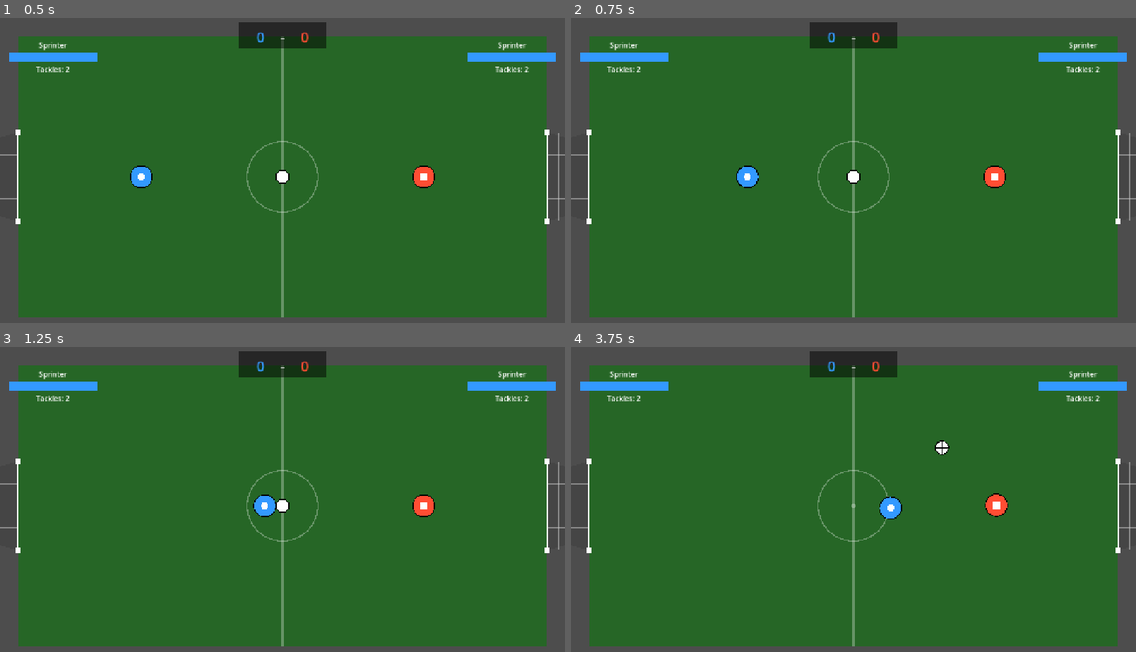
Above: before the commit, frames 1-4 (two rows, left to right).
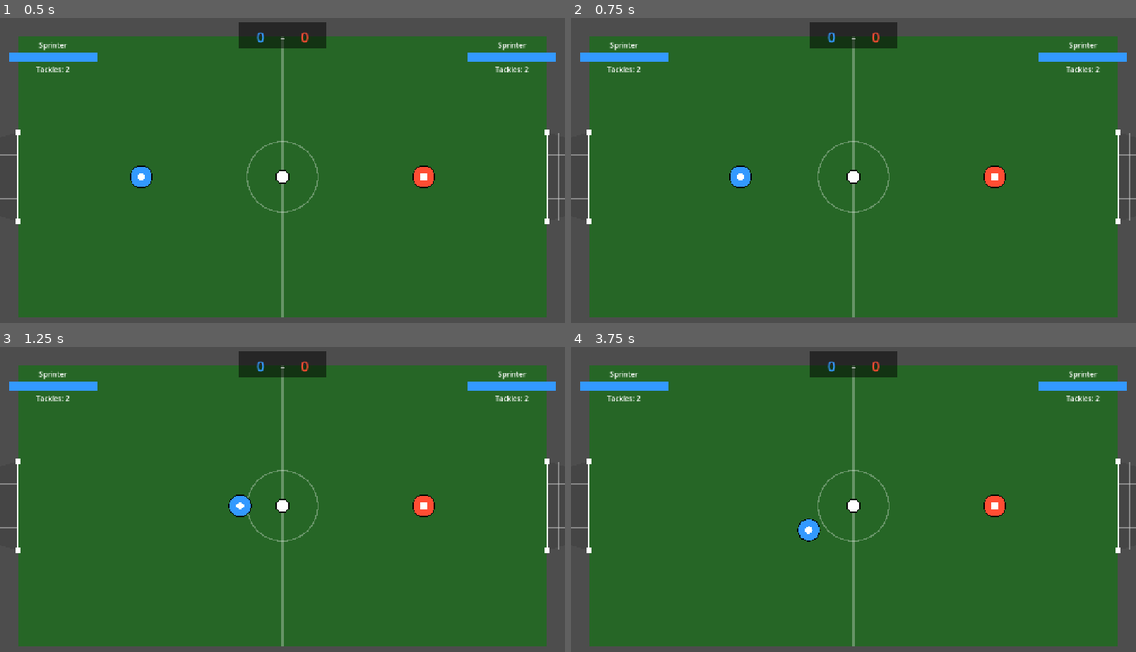
Above: after the commit, the same moments.

Repository: HectorRamosP/Clash-Ball
Game: Godot game, scene res://scenes/field/game_field.tscn
Two runs of this game, one before a commit and one after it. Both use one fixed random seed, a clock stepped at 60 frames per second and the inputs below.
Inputs:
- Up to frame 1 (0.5 s): no input
- Up to frame 2 (0.75 s): tap Enter at 0.5 s; hold D (p1_right) from 0.53 s (still down); tap Space (p1_shoot, bound only after the commit) at 0.6 s
- Up to frame 3 (1.25 s): keep holding D (p1_right)
- Up to frame 4 (3.75 s): release D (p1_right) at 1.28 s; hold S (p1_down) 1.28-2.03 s; tap Shift (p1_tackle) at 1.35, 3.6 s; tap Space (p1_shoot, bound only after the commit) at 1.55, 2.1, 2.85 s; hold D (p1_right) 2.03-2.78 s; hold W (p1_up) 2.78-3.53 s; hold A (p1_left) from 3.53 s (still down)

Frame 1 is identical in both runs. In frame 2, 0.3% of the frame differs, in the area x 28-34%, y 48-56%; in frame 3, 0.5%; in frame 4, 0.8%, in the area x 40-78%, y 30-64%.

Commit message:
Add shooting mechanic, balance speed, improve tackles, fix goal detection
Shooting system (SPACE):
- Add shoot input for all players (Space for P1, NumpadEnter for P2)
- Shoot ball if within 80px range
- 5x force multiplier for powerful shots
- Auto-aim toward opponent goal if no direction input
- Debug message when shooting

Speed rebalancing:
- Sprinter: 400 → 320 speed (better control)
- Tank: 250 → 220 speed
- Sprinter push force: 300 → 350
- Tank push force: 600 → 650 (bigger difference)

Tackle improvements:
- Tackle force: 800 → 1200 (50% increase)
- Tackle duration: 0.3s → 0.4s (more distance)
- Tackle cooldown: 2.0s → 1.5s (faster gameplay)
- NEW: Tackle push multiplier 8x when hitting players
- Tackled players get LAUNCHED (velocity override, not addition)
- Debug message: "player1 ¡SACA VOLANDO a player2!"
- Much easier to steal ball from opponents

Goal detection:
- Increase hitbox: 80x200 → 100x220
- Wider and taller for better detection
- Should catch all legitimate goals now

Controls summary:
- P1: WASD movement, Shift tackle, SPACE shoot
- P2: Arrows movement, Shift tackle, Numpad Enter shoot

Diff:
--- a/autoloads/game_config.gd
+++ b/autoloads/game_config.gd
@@ -15,15 +15,15 @@
 const CLASS_STATS = {
 	PlayerClass.SPRINTER: {
 		"name": "Sprinter",
-		"speed": 400.0,
-		"push_force": 300.0,
-		"initial_tackles": 5  # Velocidad a cambio de menos tacleos
+		"speed": 320.0,  # Reducido de 400 para mejor control
+		"push_force": 350.0,  # Aumentado un poco
+		"initial_tackles": 5
 	},
 	PlayerClass.TANK: {
 		"name": "Tank",
-		"speed": 250.0,
-		"push_force": 600.0,
-		"initial_tackles": 10  # Más tacleos por ser tanque
+		"speed": 220.0,  # Reducido un poco para balancear
+		"push_force": 650.0,  # Aumentado para mayor diferencia
+		"initial_tackles": 10
 	}
 }
 
@@ -31,9 +31,10 @@
 const MAX_STAMINA = 100.0
 const STAMINA_DRAIN_RATE = 20.0  # Por segundo al correr
 const STAMINA_REGEN_RATE = 15.0  # Por segundo al no correr
-const TACKLE_COOLDOWN = 2.0      # Segundos entre tacleos
-const TACKLE_FORCE = 800.0       # Fuerza del tacleo
-const TACKLE_DURATION = 0.3      # Duración del impulso del tacleo
+const TACKLE_COOLDOWN = 1.5      # Reducido de 2.0 para más acción
+const TACKLE_FORCE = 1200.0      # Aumentado de 800 para más impacto
+const TACKLE_DURATION = 0.4      # Aumentado de 0.3 para más distancia
+const TACKLE_PUSH_MULTIPLIER = 8.0  # Multiplicador para empujar rivales
 
 # ===== CONFIGURACIÓN DE FÍSICA =====
 const BALL_FRICTION = 0.98       # Fricción de la pelota (0-1)
--- a/project.godot
+++ b/project.godot
@@ -53,6 +53,11 @@
 "events": [Object(InputEventKey,"resource_local_to_scene":false,"resource_name":"","device":0,"window_id":0,"alt_presse …(194 unchanged characters)…
 ]
 }
+p1_shoot={
+"deadzone": 0.5,
+"events": [Object(InputEventKey,"resource_local_to_scene":false,"resource_name":"","device":0,"window_id":0,"alt_pressed":false,"shift_pressed":false,"ctrl_pressed":false,"meta_pressed":false,"pressed":false,"keycode":0,"physical_keycode":32,"key_label":0,"unicode":0,"location":0,"echo":false,"script":null)
+]
+}
 p2_up={
 "deadzone": 0.5,
 "events": [Object(InputEventKey,"resource_local_to_scene":false,"resource_name":"","device":0,"window_id":0,"alt_presse …(194 unchanged characters)…
@@ -76,6 +81,11 @@
 p2_tackle={
 "deadzone": 0.5,
 "events": [Object(InputEventKey,"resource_local_to_scene":false,"resource_name":"","device":0,"window_id":0,"alt_presse …(194 unchanged characters)…
+]
+}
+p2_shoot={
+"deadzone": 0.5,
+"events": [Object(InputEventKey,"resource_local_to_scene":false,"resource_name":"","device":0,"window_id":0,"alt_pressed":false,"shift_pressed":false,"ctrl_pressed":false,"meta_pressed":false,"pressed":false,"keycode":0,"physical_keycode":4194309,"key_label":0,"unicode":0,"location":0,"echo":false,"script":null)
 ]
 }
 p3_up={
--- a/scenes/goals/goal.tscn
+++ b/scenes/goals/goal.tscn
@@ -4,7 +4,7 @@
 [ext_resource type="Script" path="res://scripts/goal_visual.gd" id="2_visual"]
 
 [sub_resource type="RectangleShape2D" id="RectangleShape2D_goal"]
-size = Vector2(80, 200)
+size = Vector2(100, 220)
 
 [node name="Goal" type="Area2D"]
 collision_layer = 0
--- a/scripts/player.gd
+++ b/scripts/player.gd
@@ -10,6 +10,7 @@
 var move_left: String = "p1_left"
 var move_right: String = "p1_right"
 var tackle_key: String = "p1_tackle"
+var shoot_key: String = "p1_shoot"
 
 # ===== ESTADÍSTICAS BASE =====
 var player_class: GameConfig.PlayerClass = GameConfig.PlayerClass.SPRINTER
@@ -51,6 +52,7 @@
 	move_left = "p" + player_num + "_left"
 	move_right = "p" + player_num + "_right"
 	tackle_key = "p" + player_num + "_tackle"
+	shoot_key = "p" + player_num + "_shoot"
 
 func load_class_stats():
 	# Obtener la clase del jugador desde GameConfig
@@ -81,6 +83,10 @@
 			perform_tackle(input_dir)
 		else:
 			print(player_id + " NO puede tacklear. Tacleos: " + str(remaining_tackles) + ", Can tackle: " + str(can_tackle) + ", Is tackling: " + str(is_tackling))
+
+	# Procesar disparo
+	if Input.is_action_just_pressed(shoot_key):
+		perform_shoot(input_dir)
 
 	# Movimiento normal (si no está tacleando)
 	if not is_tackling:
@@ -165,6 +171,29 @@
 
 	print(player_id + " ¡TACLEO! Tacleos restantes: " + str(remaining_tackles))
 
+func perform_shoot(direction: Vector2):
+	# Disparar la pelota si está cerca
+	if not ball:
+		return
+
+	var distance_to_ball = global_position.distance_to(ball.global_position)
+
+	# Solo puede disparar si la pelota está cerca (80px o menos)
+	if distance_to_ball > 80:
+		return
+
+	# Dirección del disparo
+	var shoot_dir = direction
+	if shoot_dir == Vector2.ZERO:
+		# Si no hay dirección, disparar hacia donde apunta el equipo
+		shoot_dir = Vector2(1, 0) if team == 1 else Vector2(-1, 0)
+
+	# Aplicar GRAN fuerza a la pelota
+	var shoot_force = current_push_force * 5.0  # 5x la fuerza normal
+	ball.velocity = shoot_dir * shoot_force
+
+	print(player_id + " ¡DISPARO! Fuerza: " + str(shoot_force))
+
 func update_timers(delta: float):
 	# Timer de duración del tacleo
 	if tackle_duration_timer > 0:
@@ -206,12 +235,15 @@
 			var push_direction = collision.get_normal() * -1
 			var push_strength = current_push_force
 
-			# Si está tacleando, el empuje es mucho mayor
+			# Si está tacleando, SACAR VOLANDO al rival
 			if is_tackling:
-				push_strength *= 2.5
-
-			# Aplicar empuje al otro jugador (CharacterBody2D siempre tiene velocity)
-			collider.velocity += push_direction * push_strength * get_physics_process_delta_time()
+				push_strength *= GameConfig.TACKLE_PUSH_MULTIPLIER  # 8x más fuerte
+				# Hacer que el rival pierda el control temporalmente
+				collider.velocity = push_direction * push_strength
+				print(player_id + " ¡SACA VOLANDO a " + collider.player_id + "!")
+			else:
+				# Empuje normal
+				collider.velocity += push_direction * push_strength * get_physics_process_delta_time()
 
 		# Si chocamos con la pelota
 		elif collider.name == "Ball":
